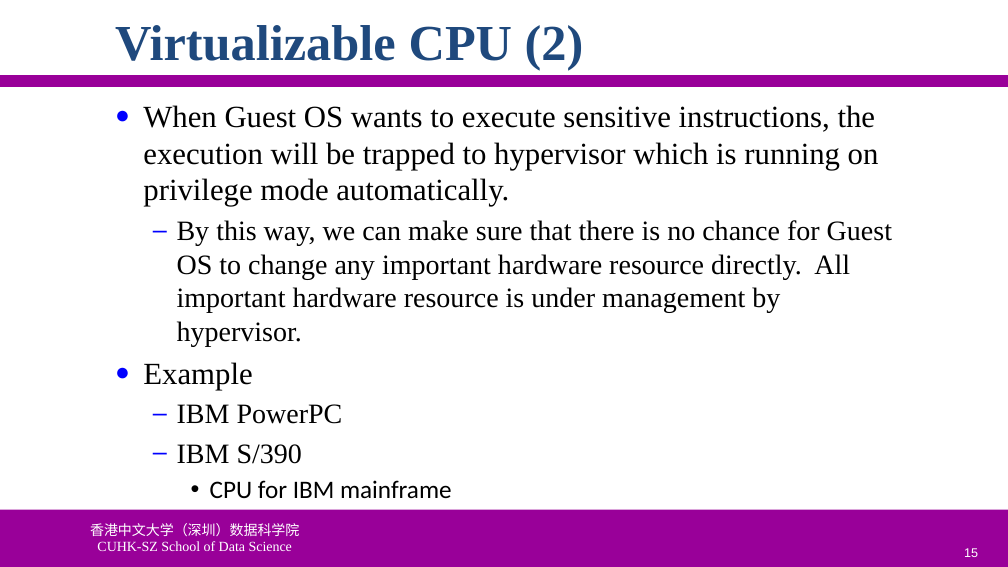
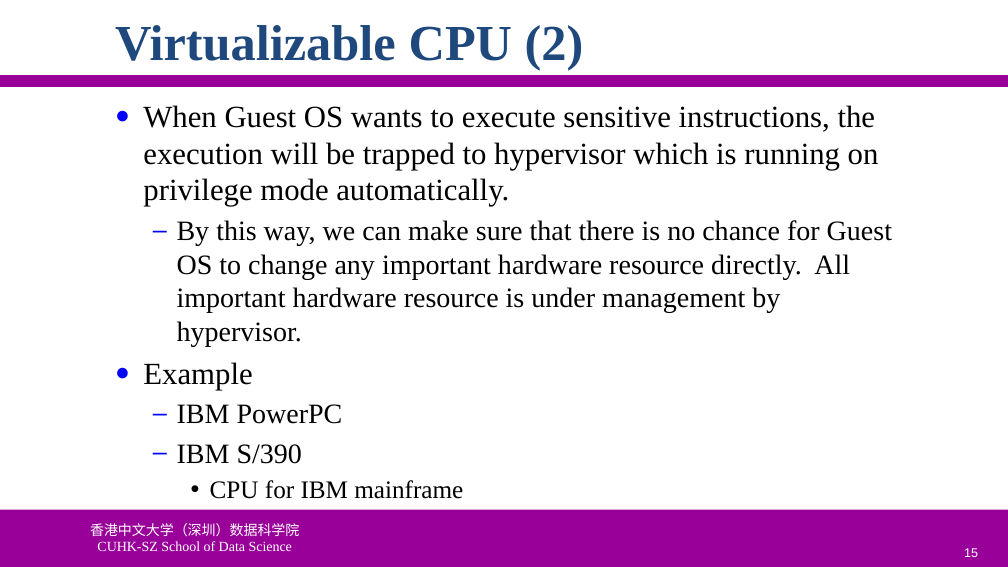
Before and after one commit to ychung1103/ychung1103.github.io, a slide deck: slide 15 of Slides/CSC6103/VT-03 CPU Virtualization.pptx. Drawn at 1008x567 pixels with LibreOffice and Linux fonts; fonts in the diff are those of the drawing; background and template pictures are left out. Boxes give left, top, right and bottom in pixels: in the first picture for what was removed or moved away, otherwise in the second. Text is boxed around its words. In the diff, an @@ line names an element or a change of style, - is before the commit and + after.

```diff
--- a/Slides/CSC6103/VT-03 CPU Virtualization.pptx
+++ b/Slides/CSC6103/VT-03 CPU Virtualization.pptx
@@ text at (210, 480, 463, 499): font Calibri to Times New Roman in "CPU for IBM mainframe" @@
```
Also in this commit, not shown: 11 other slides changed, 2 other files.
